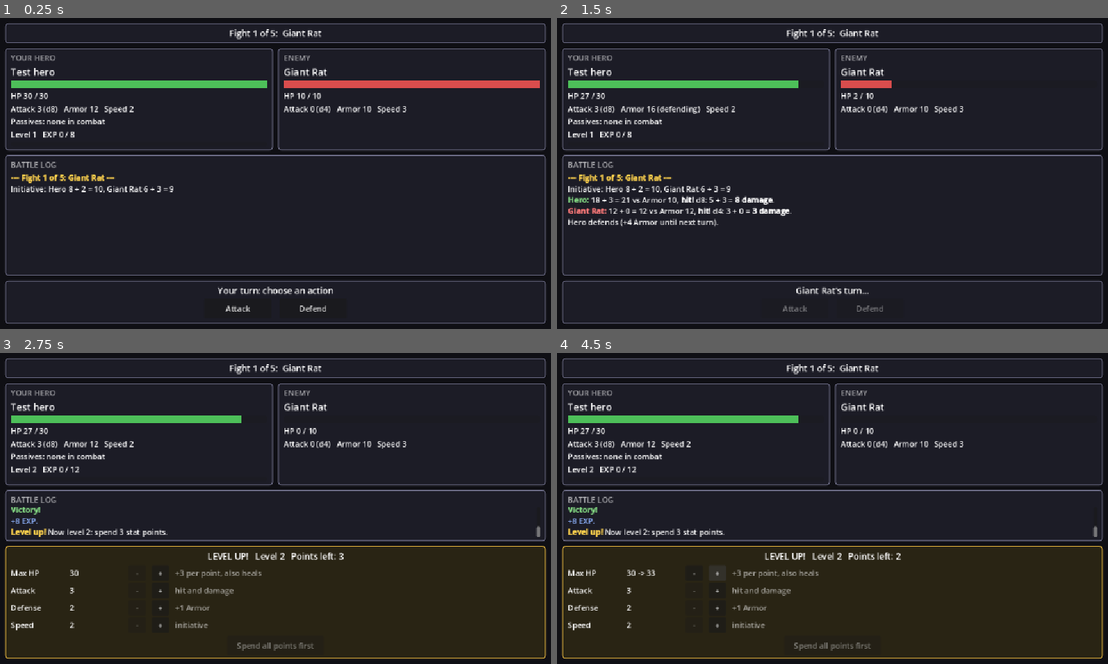
Above: before the commit, frames 1-4 (two rows, left to right).
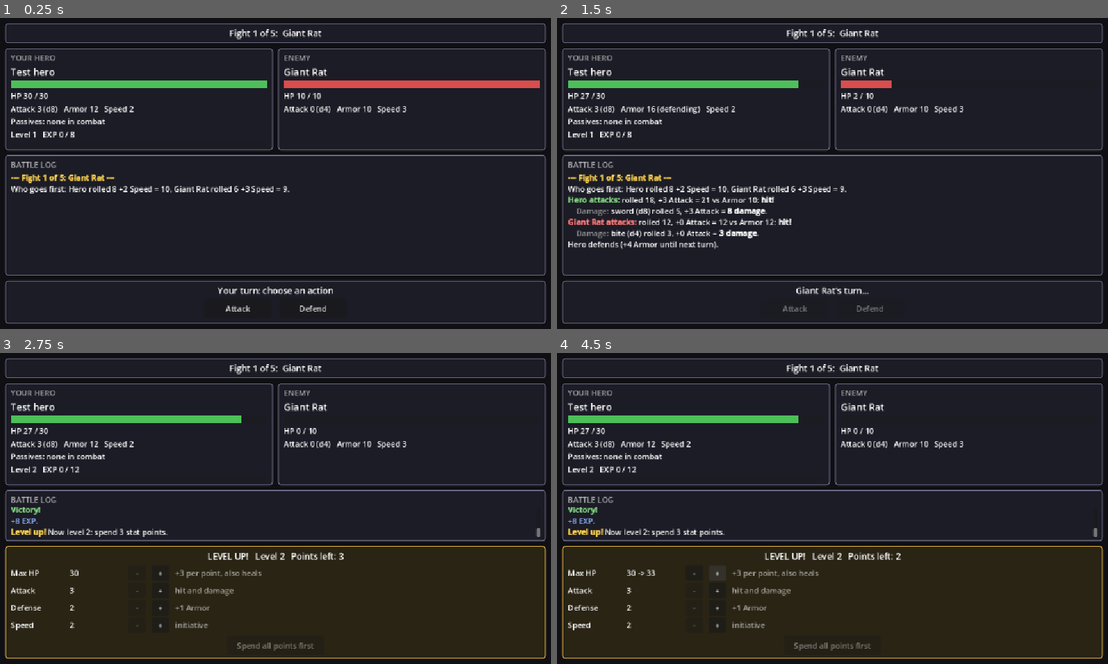
Above: after the commit, the same moments.

Repository: khasmn/project-k
Game: Godot game, scene res://scenes/combat/combat.tscn
Same seed, same stepped clock (60 frames per second), same inputs: the game is played once before the commit and once after it. This scene is started directly instead of the project's main scene.
Inputs:
- Up to frame 1 (0.25 s): no input
- Up to frame 2 (1.5 s): click "Attack" at 0.5 s; click "Defend" at 1.25 s
- Up to frame 3 (2.75 s): click "Attack" at 2 s
- Up to frame 4 (4.5 s): click "+" at 2.75 s; click "-" at 3.5 s; click "+" at 4.25 s

The runs differ from the first frame. In frame 1, 0.6% of the frame differs, in the area x 2-53%, y 54-57%; in frame 2, 2.9%, in the area x 2-53%, y 54-75%; in frame 3, less than 0.1%; in frame 4, less than 0.1%.

Commit message:
Battle log in plain words: separate damage line, weapon names, clearer first-turn line
Co-Authored-By: Claude Opus 5.5 <noreply@anthropic.com>

Diff:
--- a/data/enemies.json
+++ b/data/enemies.json
@@ -1,7 +1,7 @@
 {
-	"giant_rat": {"name": "Giant Rat", "hp": 10, "attack": 0, "defense": 0, "speed": 3, "damage_die": 4, "exp": 8},
-	"bandit": {"name": "Bandit", "hp": 16, "attack": 1, "defense": 0, "speed": 1, "damage_die": 6, "exp": 10},
-	"wolf": {"name": "Wolf", "hp": 18, "attack": 2, "defense": 0, "speed": 4, "damage_die": 6, "exp": 12},
-	"skeleton": {"name": "Skeleton", "hp": 22, "attack": 2, "defense": 1, "speed": 1, "damage_die": 6, "exp": 14},
-	"bandit_chief": {"name": "Bandit Chief", "hp": 32, "attack": 3, "defense": 2, "speed": 2, "damage_die": 8, "exp": 30}
+	"giant_rat": {"name": "Giant Rat", "hp": 10, "attack": 0, "defense": 0, "speed": 3, "weapon": "bite", "damage_die": 4, "exp": 8},
+	"bandit": {"name": "Bandit", "hp": 16, "attack": 1, "defense": 0, "speed": 1, "weapon": "dagger", "damage_die": 6, "exp": 10},
+	"wolf": {"name": "Wolf", "hp": 18, "attack": 2, "defense": 0, "speed": 4, "weapon": "bite", "damage_die": 6, "exp": 12},
+	"skeleton": {"name": "Skeleton", "hp": 22, "attack": 2, "defense": 1, "speed": 1, "weapon": "rusty sword", "damage_die": 6, "exp": 14},
+	"bandit_chief": {"name": "Bandit Chief", "hp": 32, "attack": 3, "defense": 2, "speed": 2, "weapon": "axe", "damage_die": 8, "exp": 30}
 }
--- a/data/heroes.json
+++ b/data/heroes.json
@@ -5,6 +5,7 @@
 		"attack": 3,
 		"defense": 2,
 		"speed": 2,
-		"damage_die": 8
+		"damage_die": 8,
+		"weapon": "sword"
 	}
 }
--- a/scripts/character/character_draft.gd
+++ b/scripts/character/character_draft.gd
@@ -55,6 +55,7 @@
 		"defense": s.defense,
 		"speed": s.speed,
 		"damage_die": hero_class.damage_die,
+		"weapon": hero_class.weapon.to_lower(),
 		"effects": races[race_id].get("effects", {}).merged(talents[talent_id].get("effects", {})),
 		"passive_names": _passive_names(),
 	}
--- a/scripts/combat/combat_screen.gd
+++ b/scripts/combat/combat_screen.gd
@@ -43,12 +43,13 @@
 	var enemy_roll: int = Dice.roll_d20()
 	var hero_init: int = hero_roll + hero.speed
 	var enemy_init: int = enemy_roll + enemy.speed
-	_log("Initiative: %s %s = %d%s, %s %s = %d" % [
-		hero.display_name, Dice.sum_text(hero_roll, hero.speed), hero_init, hero.advantage_note(hero_rolls),
-		enemy.display_name, Dice.sum_text(enemy_roll, enemy.speed), enemy_init])
+	var order: String = "Who goes first: %s rolled %s %+d Speed = %d, %s rolled %d %+d Speed = %d." % [
+		hero.display_name, hero.rolled_text(hero_rolls), hero.speed, hero_init,
+		enemy.display_name, enemy_roll, enemy.speed, enemy_init]
 	if hero_init == enemy_init:
-		_log("Tie! %s goes first." % (
-			"%s (%s)" % [hero.display_name, hero.passive("wins_ties")] if hero.wins_ties else enemy.display_name))
+		order += " Tie! %s goes first." % (
+			"%s (%s wins ties)" % [hero.display_name, hero.passive("wins_ties")] if hero.wins_ties else enemy.display_name)
+	_log(order)
 	if hero_init > enemy_init or (hero_init == enemy_init and hero.wins_ties):
 		_hero_turn()
 	else:
@@ -188,11 +189,13 @@
 func _highlight(text: String) -> String:
 	for passive in hero.passive_names.values():
 		text = text.replace(passive, "[color=%s]%s[/color]" % [PASSIVE_COLOR, passive])
-	text = text.replace(hero.display_name + ":", "[color=%s][b]%s:[/b][/color]" % [HERO_COLOR, hero.display_name])
-	text = text.replace(enemy.display_name + ":", "[color=%s][b]%s:[/b][/color]" % [ENEMY_COLOR, enemy.display_name])
-	text = text.replace("CRITICAL HIT", "[color=%s][b]CRITICAL HIT[/b][/color]" % GOLD)
-	text = text.replace("hit!", "[b]hit![/b]")
+	for fighter in [[hero, HERO_COLOR], [enemy, ENEMY_COLOR]]:
+		var name_text: String = fighter[0].display_name + " attacks:"
+		text = text.replace(name_text, "[color=%s][b]%s[/b][/color]" % [fighter[1], name_text])
+	text = text.replace("CRITICAL HIT!", "[color=%s][b]CRITICAL HIT![/b][/color]" % GOLD)
+	text = text.replace(": hit!", ": [b]hit![/b]")
 	text = text.replace("automatic miss!", "[color=%s]automatic miss![/color]" % GRAY)
-	text = text.replace(", miss.", ", [color=%s]miss.[/color]" % GRAY)
+	text = text.replace(": miss.", ": [color=%s]miss.[/color]" % GRAY)
+	text = text.replace("Damage:", "[color=%s]Damage:[/color]" % GRAY)
 	var damage: RegEx = RegEx.create_from_string("= (\\d+) damage")
 	return damage.sub(text, "= [b]$1 damage[/b]", true)
--- a/scripts/combat/combatant.gd
+++ b/scripts/combat/combatant.gd
@@ -12,6 +12,7 @@
 var defense: int
 var speed: int
 var damage_die: int
+var weapon: String = "weapon"  # for the log: "sword (d8)"
 var exp_reward: int = 0  # EXP the hero gets for beating this enemy
 var defending: bool = false
 
@@ -37,6 +38,7 @@
 	defense = int(data.defense)
 	speed = int(data.speed)
 	damage_die = int(data.damage_die)
+	weapon = data.get("weapon", "weapon")
 	exp_reward = int(data.get("exp", 0))
 	passive_names = data.get("passive_names", {})
 	var effects: Dictionary = data.get("effects", {})
@@ -64,11 +66,11 @@
 	return Dice.Mode.ADVANTAGE if advantage else Dice.Mode.NORMAL
 
 
-## Log note when advantage was used: " (Chosen One: rolled 7 and 15)", else "".
-func advantage_note(rolls: Array[int]) -> String:
+## How a d20 roll reads in the log: "14", or with advantage "9 and 15 (Chosen One keeps 15)".
+func rolled_text(rolls: Array[int]) -> String:
 	if rolls.size() < 2:
-		return ""
-	return " (%s: rolled %d and %d)" % [passive("advantage"), rolls[0], rolls[1]]
+		return str(rolls[0])
+	return "%d and %d (%s keeps %d)" % [rolls[0], rolls[1], passive("advantage"), Dice.keep(rolls, roll_mode())]
 
 
 ## The race or talent name behind an effect, for the log.
@@ -111,36 +113,42 @@
 
 
 ## Attack roll vs target's Armor; on a hit, roll damage (always at least 1).
-## A crit rolls the damage die twice.
-## Returns a log line like "Hero: 14 + 3 = 17 vs Armor 11, hit! d8: 4 + 3 = 7 damage."
+## A crit rolls the damage die twice. Returns two log lines, e.g.
+## "Warrior attacks: rolled 14, +5 Attack = 19 vs Armor 10: hit!"
+## "    Damage: sword (d8) rolled 7, +5 Attack = 12 damage."
 func strike(target: Combatant) -> String:
-	var line: String = ""
+	var line: String = "%s attacks: " % display_name
 	var result: Dictionary = Dice.check(attack, target.armor(), roll_mode(), crit_min)
 	if result.fumble and lucky and not lucky_used:
 		lucky_used = true
-		line = "%s rolls a nat 1%s, %s rerolls! " % [display_name, advantage_note(result.rolls), passive("lucky")]
+		line += "rolled %s, a natural 1! %s rerolls: " % [rolled_text(result.rolls), passive("lucky")]
 		result = Dice.check(attack, target.armor(), roll_mode(), crit_min)
-	line += "%s: %s = %d vs Armor %d%s" % [display_name, Dice.sum_text(result.natural, attack),
-		result.total, target.armor(), advantage_note(result.rolls)]
-	if not result.success:
-		return line + (", nat 1, automatic miss!" if result.fumble else ", miss.")
-	var bonus: int = attack + damage_bonus
-	var damage_roll: int = Dice.roll(damage_die)
-	var damage_text: String = "d%d: %s" % [damage_die, Dice.sum_text(damage_roll, attack)]
+	if result.fumble:
+		return line + "rolled %s, a natural 1: automatic miss!" % rolled_text(result.rolls)
 	if result.crit:
-		var extra_roll: int = Dice.roll(damage_die)
-		damage_text = "2d%d: %d + %s" % [damage_die, damage_roll, Dice.sum_text(extra_roll, attack)]
-		damage_roll += extra_roll
+		line += "rolled %s, a natural %d: CRITICAL HIT!" % [rolled_text(result.rolls), result.natural]
+		if result.natural < 20:
+			line += " (%s: crits on %d or more)" % [passive("crit_min"), crit_min]
+	else:
+		line += "rolled %s, %+d %s = %d vs Armor %d: %s" % [rolled_text(result.rolls), attack, attack_name,
+			result.total, target.armor(), "hit!" if result.success else "miss."]
+		if not result.success:
+			return line
+
+	var rolls: Array[int] = [Dice.roll(damage_die)]
+	if result.crit:
+		rolls.append(Dice.roll(damage_die))
+	var dice_total: int = rolls[0] + (rolls[1] if rolls.size() > 1 else 0)
+	var damage_text: String = "%s (d%d) rolled %s" % [weapon, damage_die,
+		"twice: %d + %d" % [rolls[0], rolls[1]] if result.crit else str(rolls[0])]
+	damage_text += ", %+d %s" % [attack, attack_name]
 	if damage_bonus != 0:
-		damage_text += " + %d bonus" % damage_bonus
-	var damage: int = maxi(damage_roll + bonus, 1)
-	if result.crit and result.natural < 20:
-		line += ", CRITICAL HIT (%s: crit on %d+)! " % [passive("crit_min"), crit_min]
-	else:
-		line += ", CRITICAL HIT! " if result.crit else ", hit! "
-	line += damage_text
-	line += " = %d damage" % damage + (" (minimum)." if damage_roll + bonus < 1 else ".")
-	return line + target.take_damage(damage)
+		damage_text += ", %+d bonus" % damage_bonus
+	var damage: int = maxi(dice_total + attack + damage_bonus, 1)
+	damage_text += " = %d damage" % damage
+	if dice_total + attack + damage_bonus < 1:
+		damage_text += " (minimum 1)"
+	return line + "\n    Damage: " + damage_text + "." + target.take_damage(damage)
 
 
 ## Raise a stat (stat points at level-up). More Max HP also heals the same amount.
--- a/scripts/core/dice.gd
+++ b/scripts/core/dice.gd
@@ -16,11 +16,6 @@
 			push_error("Forced roll %d doesn't fit a d%d, using %d" % [forced, sides, clampi(forced, 1, sides)])
 		return clampi(forced, 1, sides)
 	return rng.randi_range(1, sides)
-
-
-## Shows a roll with its modifier for the log: "14 + 3", "9 - 2".
-static func sum_text(natural: int, modifier: int) -> String:
-	return "%d %s %d" % [natural, "-" if modifier < 0 else "+", absi(modifier)]
 
 
 ## Roll a d20. Advantage keeps the higher of two rolls, disadvantage the lower.
--- a/tests/test_run.gd
+++ b/tests/test_run.gd
@@ -18,7 +18,7 @@
 	# Chosen One: attack rolls keep the higher of two d20s.
 	var chosen: Combatant = _hero({"advantage": true})
 	Dice.forced_rolls = [2, 15, 3]
-	_check(chosen.strike(Combatant.new(DUMMY)).contains(": 15 +"), "Chosen One didn't keep the high roll")
+	_check(chosen.strike(Combatant.new(DUMMY)).contains("2 and 15 (Advantage keeps 15)"), "Chosen One didn't keep the high roll")
 
 	# Lucky: the first nat 1 of a fight is rerolled, the second isn't; a new fight resets it.
 	var lucky: Combatant = _hero({"lucky": true})
